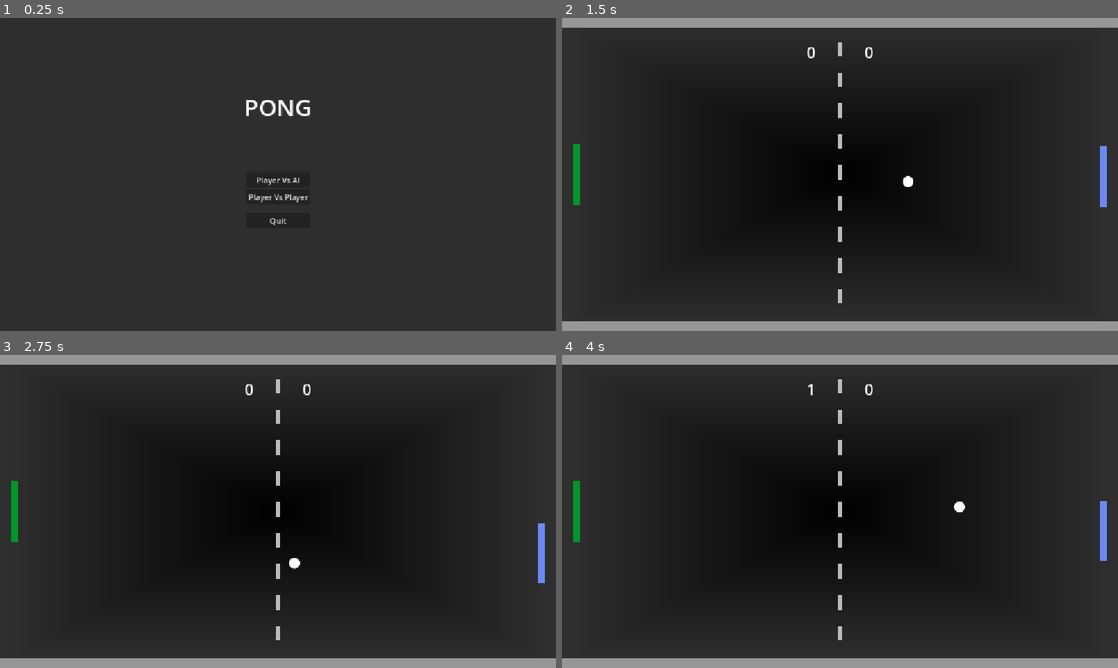
Above: before the commit, frames 1-4 (two rows, left to right).
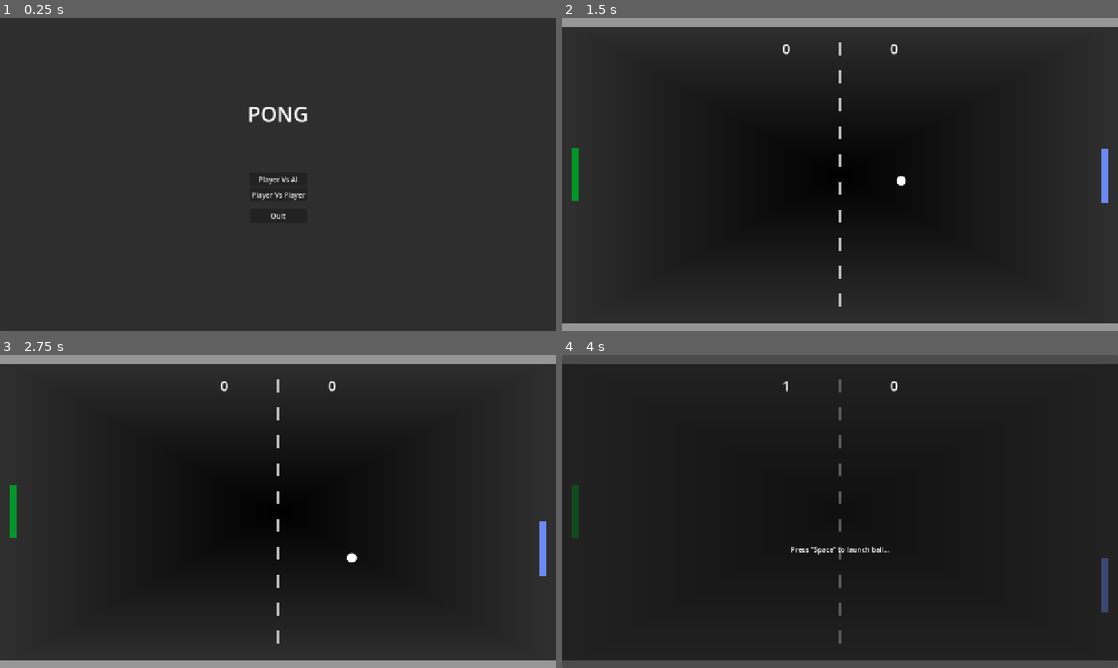
Above: after the commit, the same moments.

Repository: DeeJeezz/1_pong
Game: Godot game, scene res://scenes/main_menu.tscn
Same seed, same stepped clock (60 frames per second), same inputs: the game is played once before the commit and once after it.
Inputs:
- Up to frame 1 (0.25 s): no input
- Up to frame 2 (1.5 s): click "Player Vs AI" at 0.5 s; tap Space (launch_ball) at 1.25, 1.35 s; hold Right (arrow_move_right) from 1.28 s (still down)
- Up to frame 3 (2.75 s): release Right (arrow_move_right) at 2.03 s; hold Left (arrow_move_left) from 2.03 s (still down); tap Space (launch_ball) at 2.1 s
- Up to frame 4 (4 s): release Left (arrow_move_left) at 2.78 s; hold Right (arrow_move_right) from 2.78 s (still down); tap Space (launch_ball) at 2.85, 3.6 s

The runs differ from the first frame. In frame 1, 0.8% of the frame differs, in the area x 44-56%, y 26-67%; in frame 2, 1.7%; in frame 3, 1.7%; in frame 4, 7.7%, in the area x 0-100%, y 0-100%.

Commit message:
1280x720 resolution

Diff:
--- a/project.godot
+++ b/project.godot
@@ -21,10 +21,12 @@
 
 [display]
 
+window/size/viewport_width=1280
+window/size/viewport_height=720
 window/size/mode=3
 window/size/resizable=false
 window/stretch/mode="canvas_items"
-window/stretch/aspect="expand"
+window/stretch/aspect="keep_height"
 
 [input]
 
--- a/scenes/ai_game.tscn
+++ b/scenes/ai_game.tscn
@@ -18,71 +18,76 @@
 [node name="AIGame" type="Node2D" unique_id=2095798859]
 
 [node name="Background" type="Sprite2D" parent="." unique_id=259550804]
-position = Vector2(576, 324)
-scale = Vector2(18, 10)
+position = Vector2(640.00006, 362.00003)
+scale = Vector2(20.000002, 11.187501)
 texture = ExtResource("1_v7ehu")
 
 [node name="LeftPaddle" parent="." unique_id=1172068952 instance=ExtResource("1_s3xw1")]
-position = Vector2(30, 324)
+position = Vector2(30, 360)
 color = Color(0, 0.58679986, 0.15961203, 1)
 
 [node name="AIPaddle" parent="." unique_id=723911936 instance=ExtResource("2_v7ehu")]
-position = Vector2(1122, 324)
+position = Vector2(1250, 360)
 
 [node name="Middle" type="Node2D" parent="." unique_id=2141573469]
+position = Vector2(640, 72)
 
 [node name="Sprite2D" type="Sprite2D" parent="Middle" unique_id=154469705]
-position = Vector2(576, 64)
+position = Vector2(0, 64)
+scale = Vector2(7.5, 30)
+texture = SubResource("GradientTexture1D_lbhrr")
+
+[node name="Sprite2D10" type="Sprite2D" parent="Middle" unique_id=2146594894]
 scale = Vector2(7.5, 30)
 texture = SubResource("GradientTexture1D_lbhrr")
 
 [node name="Sprite2D2" type="Sprite2D" parent="Middle" unique_id=1680785141]
-position = Vector2(576, 128)
+position = Vector2(0, 128)
 scale = Vector2(7.5, 30)
 texture = SubResource("GradientTexture1D_lbhrr")
 
 [node name="Sprite2D3" type="Sprite2D" parent="Middle" unique_id=1747330978]
-position = Vector2(576, 192)
+position = Vector2(0, 192)
 scale = Vector2(7.5, 30)
 texture = SubResource("GradientTexture1D_lbhrr")
 
 [node name="Sprite2D4" type="Sprite2D" parent="Middle" unique_id=1804390475]
-position = Vector2(576, 256)
+position = Vector2(0, 256)
 scale = Vector2(7.5, 30)
 texture = SubResource("GradientTexture1D_lbhrr")
 
 [node name="Sprite2D5" type="Sprite2D" parent="Middle" unique_id=1277246578]
-position = Vector2(576, 320)
+position = Vector2(0, 320)
 scale = Vector2(7.5, 30)
 texture = SubResource("GradientTexture1D_lbhrr")
 
 [node name="Sprite2D6" type="Sprite2D" parent="Middle" unique_id=1720829081]
-position = Vector2(576, 384)
+position = Vector2(0, 384)
 scale = Vector2(7.5, 30)
 texture = SubResource("GradientTexture1D_lbhrr")
 
 [node name="Sprite2D7" type="Sprite2D" parent="Middle" unique_id=18731542]
-position = Vector2(576, 448.00003)
+position = Vector2(0, 448.00003)
 scale = Vector2(7.5, 30)
 texture = SubResource("GradientTexture1D_lbhrr")
 
 [node name="Sprite2D8" type="Sprite2D" parent="Middle" unique_id=1599509457]
-position = Vector2(576, 512)
+position = Vector2(0, 512)
 scale = Vector2(7.5, 30)
 texture = SubResource("GradientTexture1D_lbhrr")
 
 [node name="Sprite2D9" type="Sprite2D" parent="Middle" unique_id=257367096]
-position = Vector2(576, 576)
+position = Vector2(0, 576)
 scale = Vector2(7.5, 30)
 texture = SubResource("GradientTexture1D_lbhrr")
 
 [node name="Walls" type="Node2D" parent="." unique_id=1259225356]
 
 [node name="UpperWall" parent="Walls" unique_id=754545563 instance=ExtResource("2_75afx")]
-position = Vector2(576, 10)
+position = Vector2(640, 10)
 
 [node name="LowerWall" parent="Walls" unique_id=218777536 instance=ExtResource("2_75afx")]
-position = Vector2(576, 638)
+position = Vector2(640, 712)
 
 [node name="GameManager" parent="." unique_id=38976390 node_paths=PackedStringArray("left_paddle", "right_paddle", "ui") instance=ExtResource("3_v7ehu")]
 left_paddle = NodePath("../LeftPaddle")
@@ -90,8 +95,7 @@
 ui = NodePath("../UI")
 
 [node name="UI" parent="." unique_id=365167377 instance=ExtResource("4_3tlqv")]
-custom_minimum_size = Vector2(1152, 648)
-offset_right = 1152.0
-offset_bottom = 648.0
+offset_right = 1280.0
+offset_bottom = 720.0
 size_flags_horizontal = 6
 size_flags_vertical = 6
--- a/scenes/game.tscn
+++ b/scenes/game.tscn
@@ -17,81 +17,85 @@
 [node name="Game" type="Node2D" unique_id=2095798859]
 
 [node name="Background" type="Sprite2D" parent="." unique_id=1948949922]
-position = Vector2(576, 324)
-scale = Vector2(18, 10)
+position = Vector2(640, 364)
+scale = Vector2(20, 11.125)
 texture = ExtResource("1_iywne")
 
 [node name="LeftPaddle" parent="." unique_id=1172068952 instance=ExtResource("1_uwrxv")]
-position = Vector2(30, 324)
+position = Vector2(30, 360)
 color = Color(0, 0.58679986, 0.15961203, 1)
 
 [node name="RightPaddle" parent="." unique_id=1626158913 instance=ExtResource("1_uwrxv")]
-position = Vector2(1122, 324)
+position = Vector2(1250, 360)
 input_axis = 1
 color = Color(0.9851523, 0.48514497, 0.79212195, 1)
 
 [node name="Middle" type="Node2D" parent="." unique_id=2141573469]
+position = Vector2(640, 72)
 
 [node name="Sprite2D" type="Sprite2D" parent="Middle" unique_id=154469705]
-position = Vector2(576, 64)
+position = Vector2(0, 64)
+scale = Vector2(7.5, 30)
+texture = SubResource("GradientTexture1D_lbhrr")
+
+[node name="Sprite2D10" type="Sprite2D" parent="Middle" unique_id=975262690]
 scale = Vector2(7.5, 30)
 texture = SubResource("GradientTexture1D_lbhrr")
 
 [node name="Sprite2D2" type="Sprite2D" parent="Middle" unique_id=1680785141]
-position = Vector2(576, 128)
+position = Vector2(0, 128)
 scale = Vector2(7.5, 30)
 texture = SubResource("GradientTexture1D_lbhrr")
 
 [node name="Sprite2D3" type="Sprite2D" parent="Middle" unique_id=1747330978]
-position = Vector2(576, 192)
+position = Vector2(0, 192)
 scale = Vector2(7.5, 30)
 texture = SubResource("GradientTexture1D_lbhrr")
 
 [node name="Sprite2D4" type="Sprite2D" parent="Middle" unique_id=1804390475]
-position = Vector2(576, 256)
+position = Vector2(0, 256)
 scale = Vector2(7.5, 30)
 texture = SubResource("GradientTexture1D_lbhrr")
 
 [node name="Sprite2D5" type="Sprite2D" parent="Middle" unique_id=1277246578]
-position = Vector2(576, 320)
+position = Vector2(0, 320)
 scale = Vector2(7.5, 30)
 texture = SubResource("GradientTexture1D_lbhrr")
 
 [node name="Sprite2D6" type="Sprite2D" parent="Middle" unique_id=1720829081]
-position = Vector2(576, 384)
+position = Vector2(0, 384)
 scale = Vector2(7.5, 30)
 texture = SubResource("GradientTexture1D_lbhrr")
 
 [node name="Sprite2D7" type="Sprite2D" parent="Middle" unique_id=18731542]
-position = Vector2(576, 448.00003)
+position = Vector2(0, 448.00003)
 scale = Vector2(7.5, 30)
 texture = SubResource("GradientTexture1D_lbhrr")
 
 [node name="Sprite2D8" type="Sprite2D" parent="Middle" unique_id=1599509457]
-position = Vector2(576, 512)
+position = Vector2(0, 512)
 scale = Vector2(7.5, 30)
 texture = SubResource("GradientTexture1D_lbhrr")
 
 [node name="Sprite2D9" type="Sprite2D" parent="Middle" unique_id=257367096]
-position = Vector2(576, 576)
+position = Vector2(0, 576)
 scale = Vector2(7.5, 30)
 texture = SubResource("GradientTexture1D_lbhrr")
 
 [node name="Walls" type="Node2D" parent="." unique_id=1259225356]
 
 [node name="UpperWall" parent="Walls" unique_id=754545563 instance=ExtResource("3_lnu2h")]
-position = Vector2(576, 10)
+position = Vector2(640, 8)
 
 [node name="LowerWall" parent="Walls" unique_id=218777536 instance=ExtResource("3_lnu2h")]
-position = Vector2(576, 638)
+position = Vector2(640, 712)
 
 [node name="GameManager" parent="." unique_id=38976390 node_paths=PackedStringArray("left_paddle", "ui") instance=ExtResource("2_yqjtg")]
 left_paddle = NodePath("../LeftPaddle")
 ui = NodePath("../UI")
 
 [node name="UI" parent="." unique_id=365167377 instance=ExtResource("4_lbhrr")]
-custom_minimum_size = Vector2(1152, 648)
-offset_right = 1152.0
-offset_bottom = 648.0
+offset_right = 1280.0
+offset_bottom = 720.0
 size_flags_horizontal = 6
 size_flags_vertical = 6
--- a/scenes/ui.tscn
+++ b/scenes/ui.tscn
@@ -10,6 +10,7 @@
 
 [node name="UI" type="Control" unique_id=365167377 node_paths=PackedStringArray("start_game_panel", "left_player_score_label", "right_player_score_label", "menu_panel", "sfx")]
 process_mode = 3
+custom_minimum_size = Vector2(1280, 720)
 layout_mode = 3
 anchors_preset = 15
 anchor_right = 1.0
--- a/scenes/wall.tscn
+++ b/scenes/wall.tscn
@@ -9,12 +9,12 @@
 width = 1
 
 [sub_resource type="RectangleShape2D" id="RectangleShape2D_uvhfp"]
-size = Vector2(1152, 20)
+size = Vector2(1280, 20)
 
 [node name="Wall" type="StaticBody2D" unique_id=754545563]
 
 [node name="Sprite2D" type="Sprite2D" parent="." unique_id=1429123305]
-scale = Vector2(1152, 20)
+scale = Vector2(1280, 20)
 texture = SubResource("GradientTexture1D_wykyb")
 
 [node name="CollisionShape2D" type="CollisionShape2D" parent="." unique_id=946375304]
